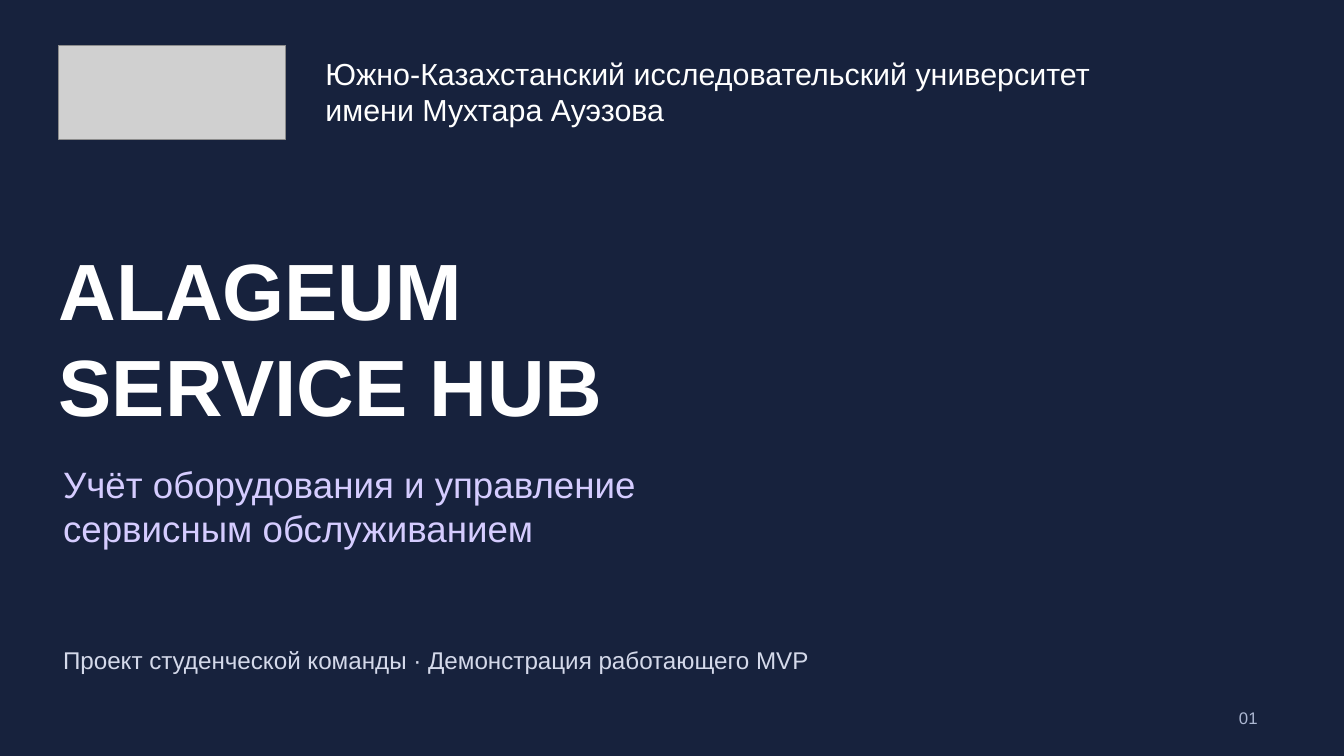
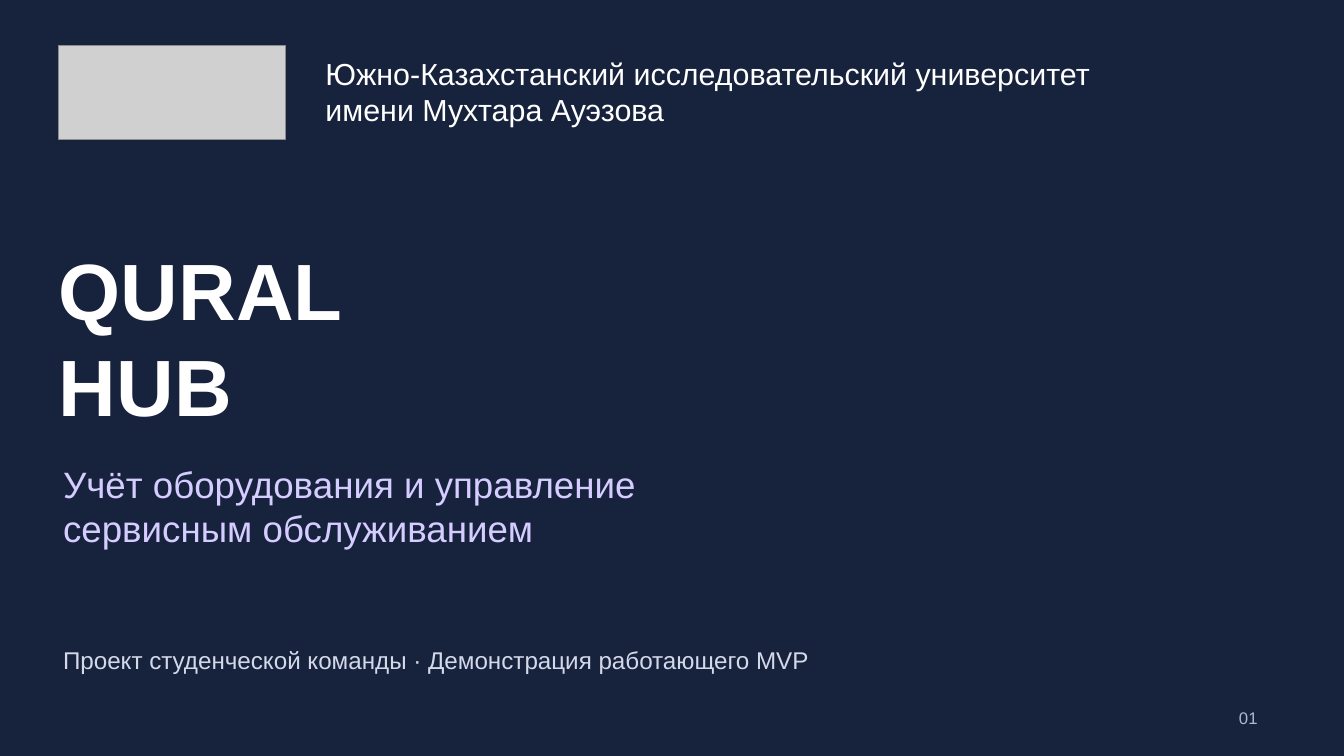
Before and after one commit to bagdau/Qural-Hub-service, a slide deck: slide 1 of docs/presentation/deck-work/candidate.pptx. Drawn at 1344x756 pixels with LibreOffice and Linux fonts; fonts in the diff are those of the drawing; grey boxes stand for pictures. Boxes give left, top, right and bottom in pixels: in the first picture for what was removed or moved away, otherwise in the second. Text is boxed around its words. In the diff, an @@ line names an element or a change of style, - is before the commit and + after.

Commit message:
docs: use Qural Hub branding in exhibition and presentation materials

```diff
--- a/docs/presentation/deck-work/candidate.pptx
+++ b/docs/presentation/deck-work/candidate.pptx
@@ text at [59,264,343,417]: text changed @@
-ALAGEUM
-SERVICE HUB
+QURAL
+HUB
```
Also in this commit, not shown: 1 other slide changed, 13 other files.
